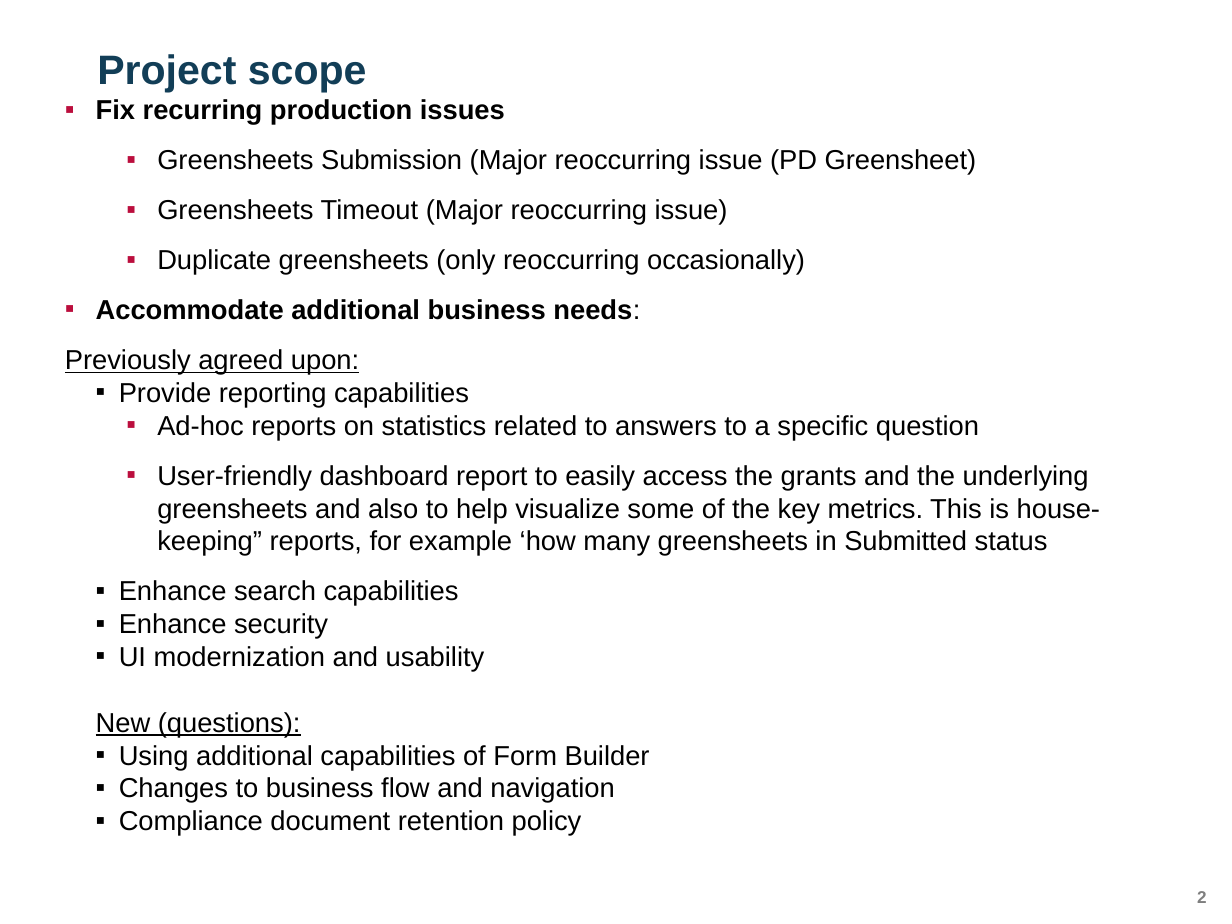
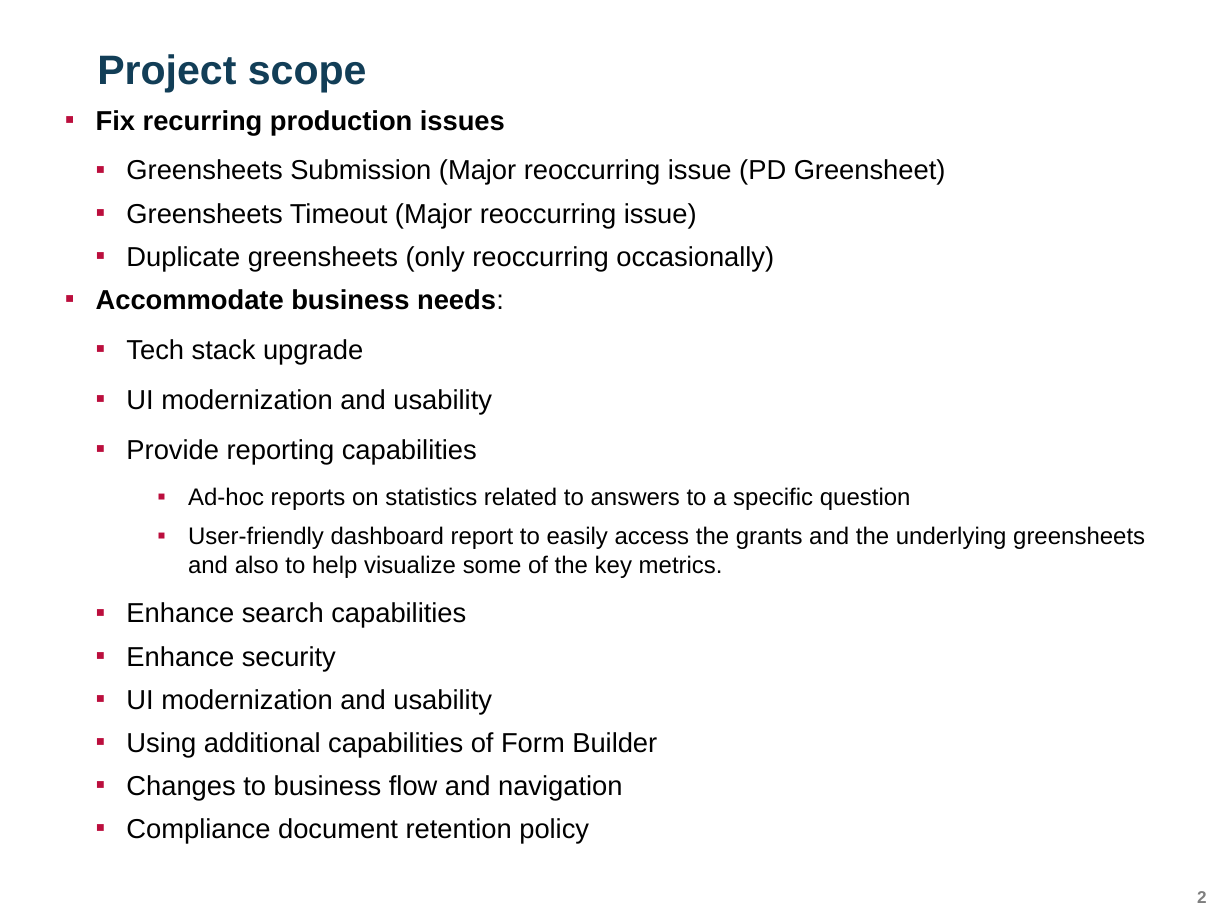
Before and after one commit to yaoh4/greensheets_classic, a slide deck: slide 2 of Requirements/Presentations/GreenSheets Recommendations.pptx. Drawn at 1232x924 pixels with LibreOffice and Linux fonts; fonts in the diff are those of the drawing; background and template pictures are left out. Boxes give left, top, right and bottom in pixels: in the first picture for what was removed or moved away, otherwise in the second. Text is boxed around its words. In the diff, an @@ line names an element or a change of style, - is before the commit and + after.

```diff
--- a/Requirements/Presentations/GreenSheets Recommendations.pptx
+++ b/Requirements/Presentations/GreenSheets Recommendations.pptx
@@ text "Fix recurring production issues": place and size @@
-text "Fix recurring production issues" at (65, 99, 1100, 836)
+text "Fix recurring production issues" at (96, 110, 1145, 844)
@@ text at (126, 159, 946, 844): size 16 to 14 pt in "Ad-hoc reports on statistics related to answers ..."; list level 3 to 2 in "Greensheets Submission (Major reoccurring issue ..."; list level 3 to 2 in "Greensheets Timeout (Major reoccurring issue)"; list level 3 to 2 in "Duplicate greensheets (only reoccurring occasionally)"; list level 5 to 2 in "Provide reporting capabilities"; list level 3 to 4 in "Ad-hoc reports on statistics related ..."; list level 5 to 2 in "Enhance search capabilities"; list level 5 to 2 in "Enhance security"; list level 5 to 2 in "UI modernization and usability"; list level 5 to 2 in "Using additional capabilities of Form ..."; list level 5 to 2 in "Changes to business flow and ..."; list level 5 to 2 in "Compliance document retention policy" @@
@@ text at (96, 289, 504, 415): text changed; bold off @@
-▪ Accommodate additional business needs:
-      Previously agreed upon:
+▪ Accommodate business needs:
+  ▪ Tech stack upgrade
+  ▪ UI modernization and usability
@@ text at (188, 526, 1145, 578): text changed; size 16 to 14 pt @@
-    ▪ User-friendly dashboard report to easily access the grants and the underlying greensheets and also to help visualize some of the key metrics. This is house-keeping” reports, for example ‘how many greensheets in Submitted status
+      ▪ User-friendly dashboard report to easily access the grants and the underlying greensheets and also to help visualize some of the key metrics.
@@ text at (96, 712, 301, 737): paragraph removed @@
-        New (questions):
```
